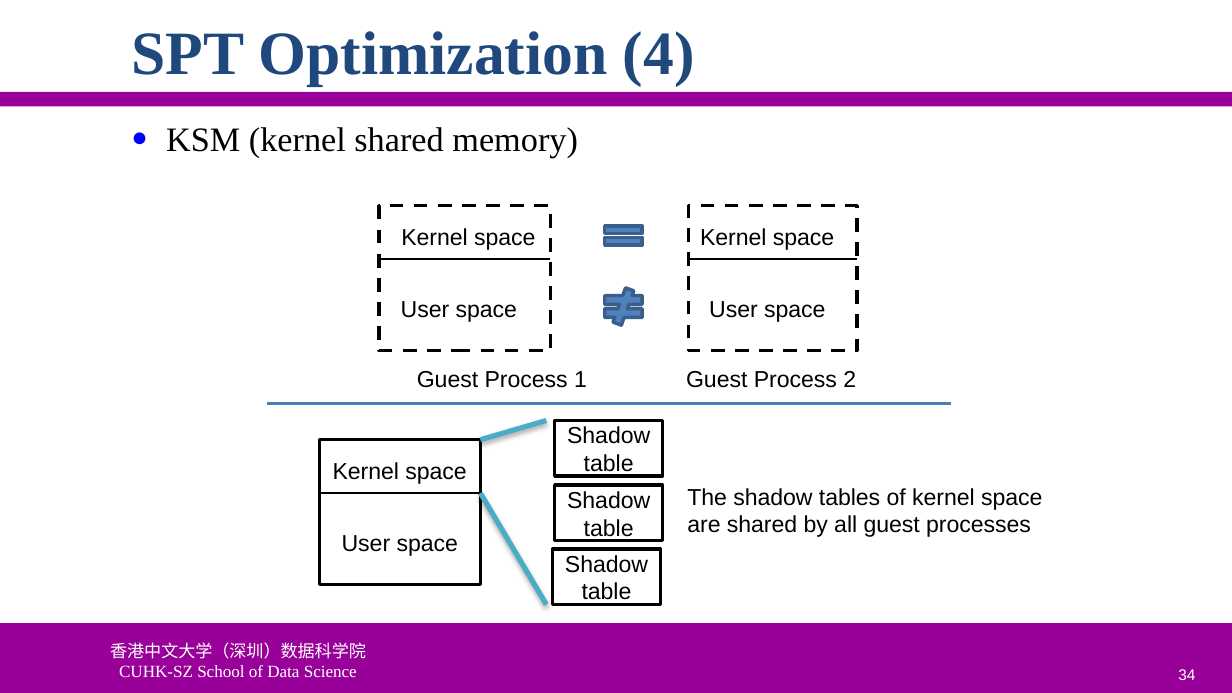
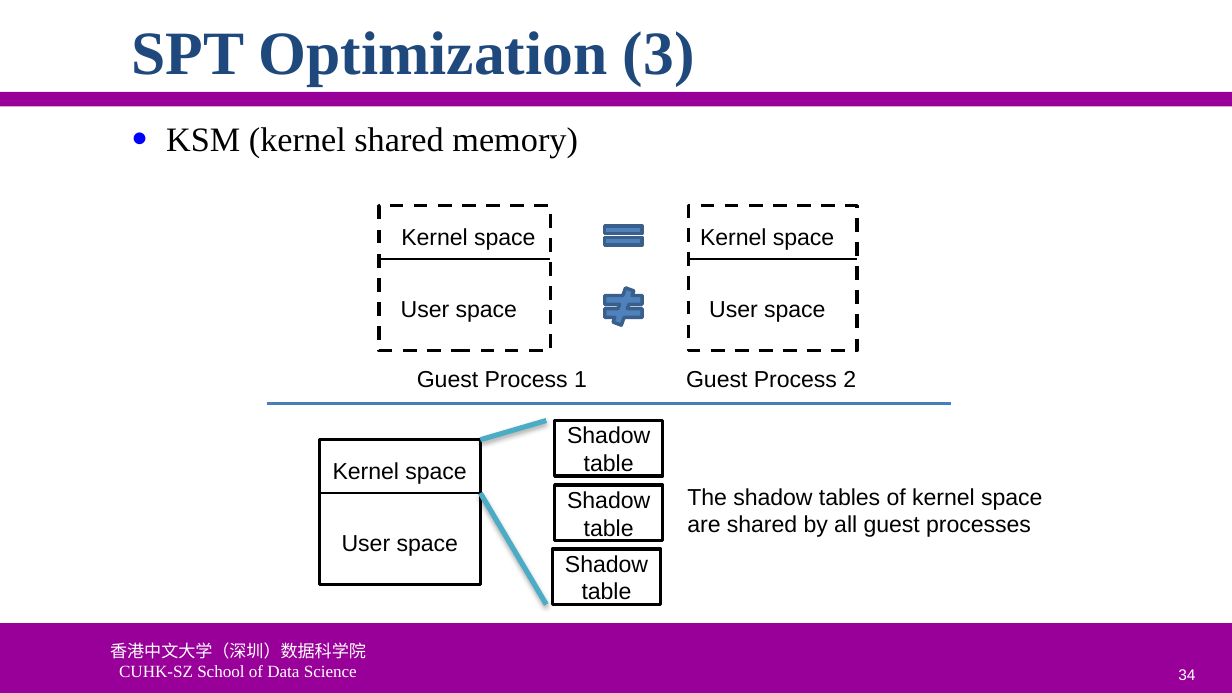
Before and after one commit to ychung1103/ychung1103.github.io, a slide deck: slide 34 of Slides/CSC6103/VT-04 Memory Virtualization.pptx. Drawn at 1232x693 pixels with LibreOffice and Linux fonts; fonts in the diff are those of the drawing; background and template pictures are left out. Boxes give left, top, right and bottom in pixels: in the first picture for what was removed or moved away, otherwise in the second. Text is boxed around its words. In the diff, an @@ line names an element or a change of style, - is before the commit and + after.

```diff
--- a/Slides/CSC6103/VT-04 Memory Virtualization.pptx
+++ b/Slides/CSC6103/VT-04 Memory Virtualization.pptx
@@ title at bbox=[131, 31, 695, 85]: text changed @@
-SPT Optimization (4)
+SPT Optimization (3)
```
Also in this commit, not shown: 3 other slides changed, 2 other files.
